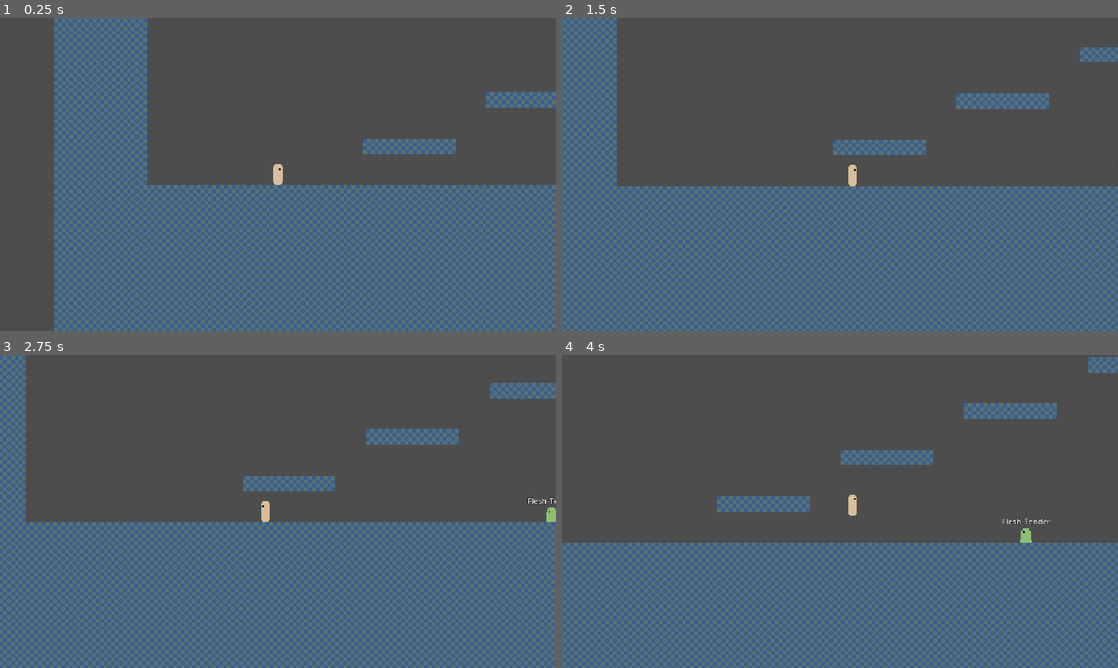
Above: before the commit, frames 1-4 (two rows, left to right).
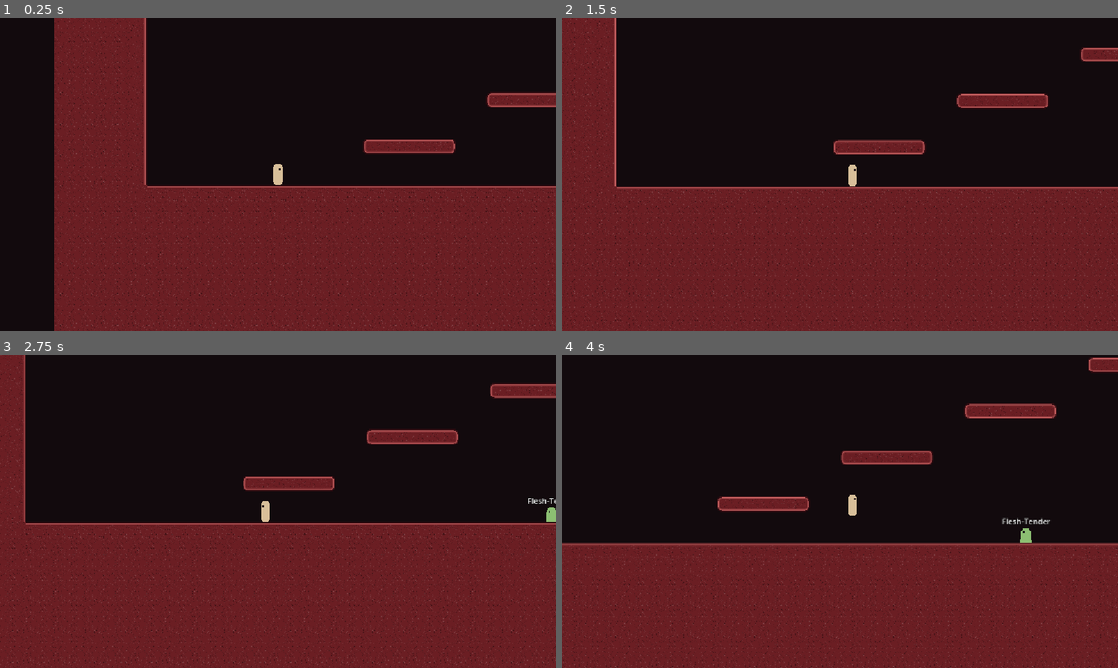
Above: after the commit, the same moments.

Repository: luigigoesboom/corpse
Game: Godot game, scene res://game.tscn
Two runs of this game, one before a commit and one after it. Both use one fixed random seed, a clock stepped at 60 frames per second and the inputs below.
Inputs:
- Up to frame 1 (0.25 s): no input
- Up to frame 2 (1.5 s): tap Enter at 0.5 s; hold D (move_right) from 0.53 s (still down); tap Space (jump) at 0.77 s
- Up to frame 3 (2.75 s): tap Space (jump) at 1.52 s; release D (move_right) at 2.03 s; hold A (move_left) from 2.03 s (still down)
- Up to frame 4 (4 s): release A (move_left) at 2.78 s; hold D (move_right) from 2.78 s (still down); tap Space (jump) at 3.02, 3.77 s

The runs differ from the first frame. In frame 1, 100% of the frame differs, in the area x 0-100%, y 0-100%; in frame 2, 100%; in frame 3, 100%; in frame 4, 100%.

Commit message:
Week 7: autotiled terrain with placeholder Gut tileset
- Rock cells store their open-sides mask; ChunkManager picks one of 16
  tiles from it (rims on open sides, rounded corners)
- Placeholder Gut atlas and gut_tileset.tres with chamfered collision on
  outer corners; buried rock has no collision
- Dark default background
- Tile layout documented in ART_PIPELINE.md for real art; week 6 skipped
  (chunk building has no hitches)

Co-Authored-By: Claude Opus 5.5 <noreply@anthropic.com>

Diff:
--- /dev/null
+++ b/assets/art/tiles/gut_tileset.tres
@@ -0,0 +1,43 @@
+[gd_resource type="TileSet" format=3]
+
+[ext_resource type="Texture2D" path="res://assets/art/tiles/gut_placeholder.png" id="1_mmaik"]
+
+[sub_resource type="TileSetAtlasSource" id="TileSetAtlasSource_8sada"]
+texture = ExtResource("1_mmaik")
+texture_region_size = Vector2i(32, 32)
+0:0/0 = 0
+1:0/0 = 0
+1:0/0/physics_layer_0/polygon_0/points = PackedVector2Array(-16, -16, 16, -16, 16, 16, -16, 16)
+2:0/0 = 0
+2:0/0/physics_layer_0/polygon_0/points = PackedVector2Array(-16, -16, 16, -16, 16, 16, -16, 16)
+3:0/0 = 0
+3:0/0/physics_layer_0/polygon_0/points = PackedVector2Array(-16, -16, 8, -16, 16, -8, 16, 16, -16, 16)
+0:1/0 = 0
+0:1/0/physics_layer_0/polygon_0/points = PackedVector2Array(-16, -16, 16, -16, 16, 16, -16, 16)
+1:1/0 = 0
+1:1/0/physics_layer_0/polygon_0/points = PackedVector2Array(-16, -16, 16, -16, 16, 16, -16, 16)
+2:1/0 = 0
+2:1/0/physics_layer_0/polygon_0/points = PackedVector2Array(-16, -16, 16, -16, 16, 8, 8, 16, -16, 16)
+3:1/0 = 0
+3:1/0/physics_layer_0/polygon_0/points = PackedVector2Array(-16, -16, 8, -16, 16, -8, 16, 8, 8, 16, -16, 16)
+0:2/0 = 0
+0:2/0/physics_layer_0/polygon_0/points = PackedVector2Array(-16, -16, 16, -16, 16, 16, -16, 16)
+1:2/0 = 0
+1:2/0/physics_layer_0/polygon_0/points = PackedVector2Array(-16, -8, -8, -16, 16, -16, 16, 16, -16, 16)
+2:2/0 = 0
+2:2/0/physics_layer_0/polygon_0/points = PackedVector2Array(-16, -16, 16, -16, 16, 16, -16, 16)
+3:2/0 = 0
+3:2/0/physics_layer_0/polygon_0/points = PackedVector2Array(-16, -8, -8, -16, 8, -16, 16, -8, 16, 16, -16, 16)
+0:3/0 = 0
+0:3/0/physics_layer_0/polygon_0/points = PackedVector2Array(-16, -16, 16, -16, 16, 16, -8, 16, -16, 8)
+1:3/0 = 0
+1:3/0/physics_layer_0/polygon_0/points = PackedVector2Array(-16, -8, -8, -16, 16, -16, 16, 16, -8, 16, -16, 8)
+2:3/0 = 0
+2:3/0/physics_layer_0/polygon_0/points = PackedVector2Array(-16, -16, 16, -16, 16, 8, 8, 16, -8, 16, -16, 8)
+3:3/0 = 0
+3:3/0/physics_layer_0/polygon_0/points = PackedVector2Array(-16, -8, -8, -16, 8, -16, 16, -8, 16, 8, 8, 16, -8, 16, -16, 8)
+
+[resource]
+tile_size = Vector2i(32, 32)
+physics_layer_0/collision_layer = 1
+sources/0 = SubResource("TileSetAtlasSource_8sada")
--- a/project.godot
+++ b/project.godot
@@ -67,4 +67,5 @@
 
 [rendering]
 
+environment/defaults/default_clear_color=Color(0.07, 0.04, 0.05, 1)
 rendering_device/driver.windows="d3d12"
--- a/src/world/chunks/chunk_data.gd
+++ b/src/world/chunks/chunk_data.gd
@@ -2,14 +2,21 @@
 extends RefCounted
 ## The generated contents of one chunk, as plain data. No nodes.
 ##
-## The generator fills this in (later on a worker thread), the ChunkManager
+## WorldMap cuts this out of the painted map, the ChunkManager
 ## turns it into a TileMapLayer on the main thread.
 
 const SIZE := 64          ## Tiles per side.
 const TILE_PX := 32       ## Pixels per tile.
 const SIZE_PX := SIZE * TILE_PX
 
-enum Cell { EMPTY, SOLID_EDGE, SOLID_INNER }
+## A cell is EMPTY, or rock stored as 1 + its open-sides mask, so one byte says
+## both "rock" and which tile to draw (autotiling).
+const EMPTY := 0
+## Open-sides mask bits: which neighbors are open space.
+const OPEN_UP := 1
+const OPEN_RIGHT := 2
+const OPEN_DOWN := 4
+const OPEN_LEFT := 8
 
 var coord: Vector2i
 ## SIZE * SIZE cells, row by row. Index with index_of(x, y).
--- a/src/world/chunks/chunk_manager.gd
+++ b/src/world/chunks/chunk_manager.gd
@@ -12,9 +12,9 @@
 signal chunk_loaded(coord: Vector2i)
 signal chunk_unloaded(coord: Vector2i)
 
-const TILE_SET := preload("res://assets/art/tiles/test_tileset.tres")
-const ATLAS_EDGE := Vector2i(1, 1)   # Has collision.
-const ATLAS_INNER := Vector2i(8, 2)  # No collision.
+## 16 tiles in a 4 x 4 atlas, one per open-sides mask: tile (mask % 4, mask / 4).
+## See docs/ART_PIPELINE.md, "Terrain tiles".
+const TILE_SET := preload("res://assets/art/tiles/gut_tileset.tres")
 
 @export var target: Node2D
 ## Chunks loaded in each direction around the target's chunk. 1 means 3x3.
@@ -135,11 +135,10 @@
 		var total := cells.size()
 		var end := total if budget < 0 else mini(total, job.next + budget)
 		for i in range(job.next, end):
-			match cells[i]:
-				ChunkData.Cell.SOLID_EDGE:
-					layer.set_cell(Vector2i(i % ChunkData.SIZE, i / ChunkData.SIZE), 0, ATLAS_EDGE)
-				ChunkData.Cell.SOLID_INNER:
-					layer.set_cell(Vector2i(i % ChunkData.SIZE, i / ChunkData.SIZE), 0, ATLAS_INNER)
+			var cell := cells[i]
+			if cell != ChunkData.EMPTY:
+				var open := cell - 1
+				layer.set_cell(Vector2i(i % ChunkData.SIZE, i / ChunkData.SIZE), 0, Vector2i(open % 4, open / 4))
 		if budget > 0:
 			budget -= end - job.next
 		job.next = end
--- a/src/world/world_map.gd
+++ b/src/world/world_map.gd
@@ -84,11 +84,15 @@
 	for y in ChunkData.SIZE:
 		for x in ChunkData.SIZE:
 			var i := (y + 1) * w + (x + 1)
-			var cell := ChunkData.Cell.EMPTY
+			var cell := ChunkData.EMPTY
 			if solid[i]:
-				# Only rock next to open space gets collision. Inner rock never
-				# touches the player, and skipping it saves thousands of shapes.
-				var buried := solid[i - 1] and solid[i + 1] and solid[i - w] and solid[i + w]
-				cell = ChunkData.Cell.SOLID_INNER if buried else ChunkData.Cell.SOLID_EDGE
+				# Which sides face open space picks the tile (rims, rounded corners).
+				# Buried rock (mask 0) uses a tile without collision.
+				var open := 0
+				if not solid[i - w]: open |= ChunkData.OPEN_UP
+				if not solid[i + 1]: open |= ChunkData.OPEN_RIGHT
+				if not solid[i + w]: open |= ChunkData.OPEN_DOWN
+				if not solid[i - 1]: open |= ChunkData.OPEN_LEFT
+				cell = 1 + open
 			data.cells[ChunkData.index_of(x, y)] = cell
 	return data
Binary file added: assets/art/tiles/gut_placeholder.png
Not shown, added: assets/art/tiles/gut_placeholder.png.import
Not shown, changed: CLAUDE.md
Not shown, changed: docs/ART_PIPELINE.md
Not shown, changed: docs/DEVLOG.md
